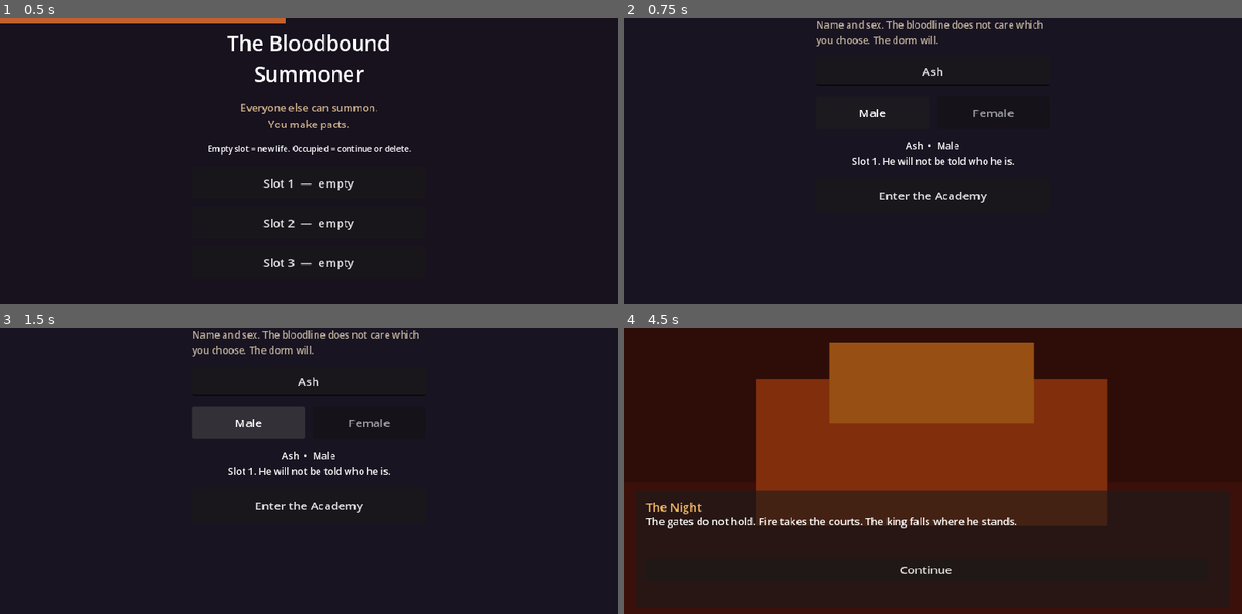
Above: before the commit, frames 1-4 (two rows, left to right).
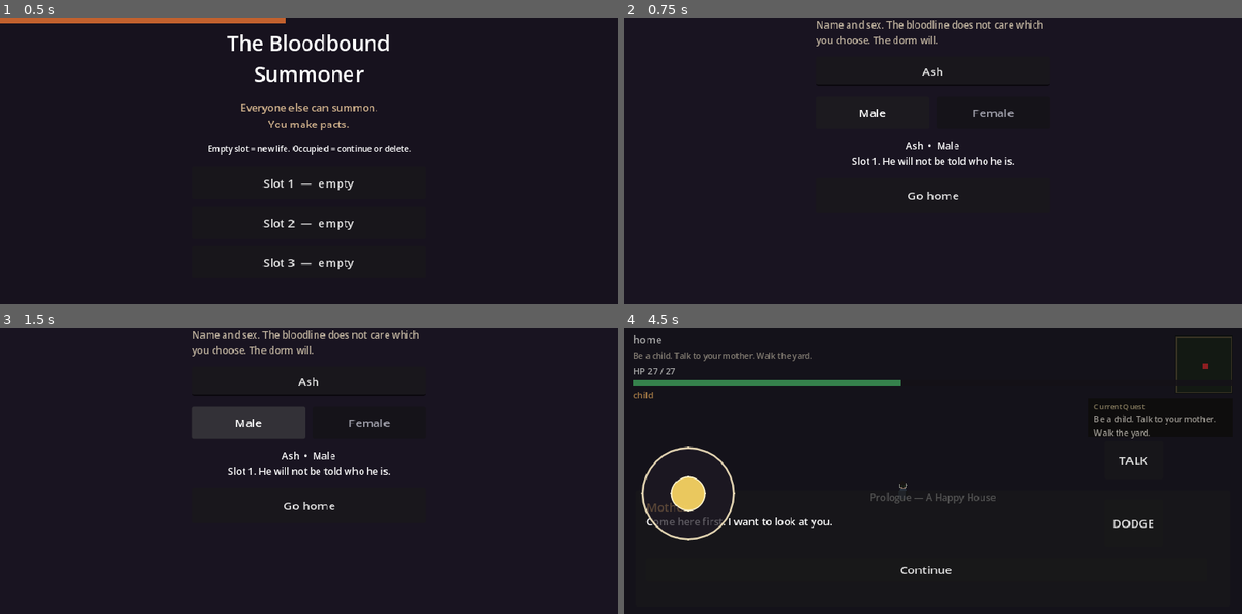
Above: after the commit, the same moments.

Repository: sk7hg824nn-ux/bloodbound-summoner
Game: Godot game, scene res://scenes/boot/Boot.tscn
Same seed, same stepped clock (60 frames per second), same inputs: the game is played once before the commit and once after it.
Inputs:
- Up to frame 1 (0.5 s): no input
- Up to frame 2 (0.75 s): click "Slot 1 — empty" at 0.5 s
- Up to frame 3 (1.5 s): click "Male" at 1.25 s
- Up to frame 4 (4.5 s): click "Female" at 2 s; click "Enter the Academy" (after the commit: "Go home") at 2.75 s; click "Continue" at 3.5 s; click "Continue" at 4.25 s

Frame 1 is identical in both runs. In frame 2, 0.3% of the frame differs, in the area x 41-59%, y 60-65%; in frame 3, 0.3%; in frame 4, 68%, in the area x 0-100%, y 0-100%.

Commit message:
Fix advertised loop: create goes to Childhood, continue returns there, keyboard bindings, save on leave.

Diff:
--- a/project.godot
+++ b/project.godot
@@ -5,7 +5,7 @@
 [application]
 config/name="Bloodbound Summoner"
 config/description="Illustrated 2.5D. Landscape mobile. Player brick."
-config/version="0.4.0"
+config/version="0.4.1"
 run/main_scene="res://scenes/boot/Boot.tscn"
 config/features=PackedStringArray("4.6", "Mobile")
 config/icon="res://icon.svg"
@@ -31,14 +31,38 @@
 window/handheld/orientation=0
 
 [input]
-move_left={"deadzone":0.2,"events":[]}
-move_right={"deadzone":0.2,"events":[]}
-move_up={"deadzone":0.2,"events":[]}
-move_down={"deadzone":0.2,"events":[]}
-attack={"deadzone":0.5,"events":[]}
-dodge={"deadzone":0.5,"events":[]}
-ability={"deadzone":0.5,"events":[]}
-interact={"deadzone":0.5,"events":[]}
+move_left={
+"deadzone": 0.2,
+"events": [Object(InputEventKey,"resource_local_to_scene":false,"resource_name":"","device":-1,"window_id":0,"alt_pressed":false,"shift_pressed":false,"ctrl_pressed":false,"meta_pressed":false,"pressed":false,"keycode":65,"physical_keycode":65,"key_label":0,"unicode":97,"location":0,"echo":false,"script":null), Object(InputEventKey,"resource_local_to_scene":false,"resource_name":"","device":-1,"window_id":0,"alt_pressed":false,"shift_pressed":false,"ctrl_pressed":false,"meta_pressed":false,"pressed":false,"keycode":4194319,"physical_keycode":4194319,"key_label":0,"unicode":0,"location":0,"echo":false,"script":null)]
+}
+move_right={
+"deadzone": 0.2,
+"events": [Object(InputEventKey,"resource_local_to_scene":false,"resource_name":"","device":-1,"window_id":0,"alt_pressed":false,"shift_pressed":false,"ctrl_pressed":false,"meta_pressed":false,"pressed":false,"keycode":68,"physical_keycode":68,"key_label":0,"unicode":100,"location":0,"echo":false,"script":null), Object(InputEventKey,"resource_local_to_scene":false,"resource_name":"","device":-1,"window_id":0,"alt_pressed":false,"shift_pressed":false,"ctrl_pressed":false,"meta_pressed":false,"pressed":false,"keycode":4194321,"physical_keycode":4194321,"key_label":0,"unicode":0,"location":0,"echo":false,"script":null)]
+}
+move_up={
+"deadzone": 0.2,
+"events": [Object(InputEventKey,"resource_local_to_scene":false,"resource_name":"","device":-1,"window_id":0,"alt_pressed":false,"shift_pressed":false,"ctrl_pressed":false,"meta_pressed":false,"pressed":false,"keycode":87,"physical_keycode":87,"key_label":0,"unicode":119,"location":0,"echo":false,"script":null), Object(InputEventKey,"resource_local_to_scene":false,"resource_name":"","device":-1,"window_id":0,"alt_pressed":false,"shift_pressed":false,"ctrl_pressed":false,"meta_pressed":false,"pressed":false,"keycode":4194320,"physical_keycode":4194320,"key_label":0,"unicode":0,"location":0,"echo":false,"script":null)]
+}
+move_down={
+"deadzone": 0.2,
+"events": [Object(InputEventKey,"resource_local_to_scene":false,"resource_name":"","device":-1,"window_id":0,"alt_pressed":false,"shift_pressed":false,"ctrl_pressed":false,"meta_pressed":false,"pressed":false,"keycode":83,"physical_keycode":83,"key_label":0,"unicode":115,"location":0,"echo":false,"script":null), Object(InputEventKey,"resource_local_to_scene":false,"resource_name":"","device":-1,"window_id":0,"alt_pressed":false,"shift_pressed":false,"ctrl_pressed":false,"meta_pressed":false,"pressed":false,"keycode":4194322,"physical_keycode":4194322,"key_label":0,"unicode":0,"location":0,"echo":false,"script":null)]
+}
+attack={
+"deadzone": 0.5,
+"events": [Object(InputEventKey,"resource_local_to_scene":false,"resource_name":"","device":-1,"window_id":0,"alt_pressed":false,"shift_pressed":false,"ctrl_pressed":false,"meta_pressed":false,"pressed":false,"keycode":74,"physical_keycode":74,"key_label":0,"unicode":106,"location":0,"echo":false,"script":null)]
+}
+dodge={
+"deadzone": 0.5,
+"events": [Object(InputEventKey,"resource_local_to_scene":false,"resource_name":"","device":-1,"window_id":0,"alt_pressed":false,"shift_pressed":false,"ctrl_pressed":false,"meta_pressed":false,"pressed":false,"keycode":32,"physical_keycode":32,"key_label":0,"unicode":32,"location":0,"echo":false,"script":null)]
+}
+ability={
+"deadzone": 0.5,
+"events": [Object(InputEventKey,"resource_local_to_scene":false,"resource_name":"","device":-1,"window_id":0,"alt_pressed":false,"shift_pressed":false,"ctrl_pressed":false,"meta_pressed":false,"pressed":false,"keycode":75,"physical_keycode":75,"key_label":0,"unicode":107,"location":0,"echo":false,"script":null)]
+}
+interact={
+"deadzone": 0.5,
+"events": [Object(InputEventKey,"resource_local_to_scene":false,"resource_name":"","device":-1,"window_id":0,"alt_pressed":false,"shift_pressed":false,"ctrl_pressed":false,"meta_pressed":false,"pressed":false,"keycode":69,"physical_keycode":69,"key_label":0,"unicode":101,"location":0,"echo":false,"script":null)]
+}
 
 [input_devices]
 pointing/emulate_touch_from_mouse=true
--- a/scenes/boot/CharacterCreate.tscn
+++ b/scenes/boot/CharacterCreate.tscn
@@ -76,4 +76,4 @@
 [node name="Enter" type="Button" parent="Panel"]
 custom_minimum_size = Vector2(0, 48)
 layout_mode = 2
-text = "Enter the Academy"
+text = "Go home"
--- a/scripts/autoload/save_system.gd
+++ b/scripts/autoload/save_system.gd
@@ -96,7 +96,7 @@
 func continue_scene() -> String:
 	if GameState.has_flag("prologue_done") or GameState.era == "academy":
 		return "res://scenes/world/Academy.tscn"
-	return "res://scenes/world/Prologue.tscn"
+	return "res://scenes/world/Childhood.tscn"
 
 
 func _apply(blob: Dictionary) -> bool:
--- a/scripts/boot/character_create.gd
+++ b/scripts/boot/character_create.gd
@@ -24,7 +24,8 @@
 	var n := name_edit.text.strip_edges()
 	if n.is_empty():
 		n = "Ash"
-	preview.text = "%s  •  %s\nSlot %d. He will not be told who he is." % [n, "Male" if _sex == GameState.Sex.MALE else "Female", SaveSystem.current_slot + 1]
+	var who := "He" if _sex == GameState.Sex.MALE else "She"
+	preview.text = "%s  •  %s\nSlot %d. %s will not be told who %s is." % [n, "Male" if _sex == GameState.Sex.MALE else "Female", SaveSystem.current_slot + 1, who, "he" if _sex == GameState.Sex.MALE else "she"]
 
 func _process(_delta: float) -> void:
 	_refresh()
@@ -37,5 +38,8 @@
 	Campaign.reset()
 	Bricks.reset()
 	GameState.set_identity(n, _sex)
+	GameState.era = "child"
+	GameState.change_location("home")
 	SaveSystem.clear_slot(SaveSystem.current_slot)
-	get_tree().change_scene_to_file("res://scenes/world/Prologue.tscn")
+	SaveSystem.write()
+	get_tree().change_scene_to_file("res://scenes/world/Childhood.tscn")
Not shown, changed: CHANGELOG.md
Not shown, changed: README.md
